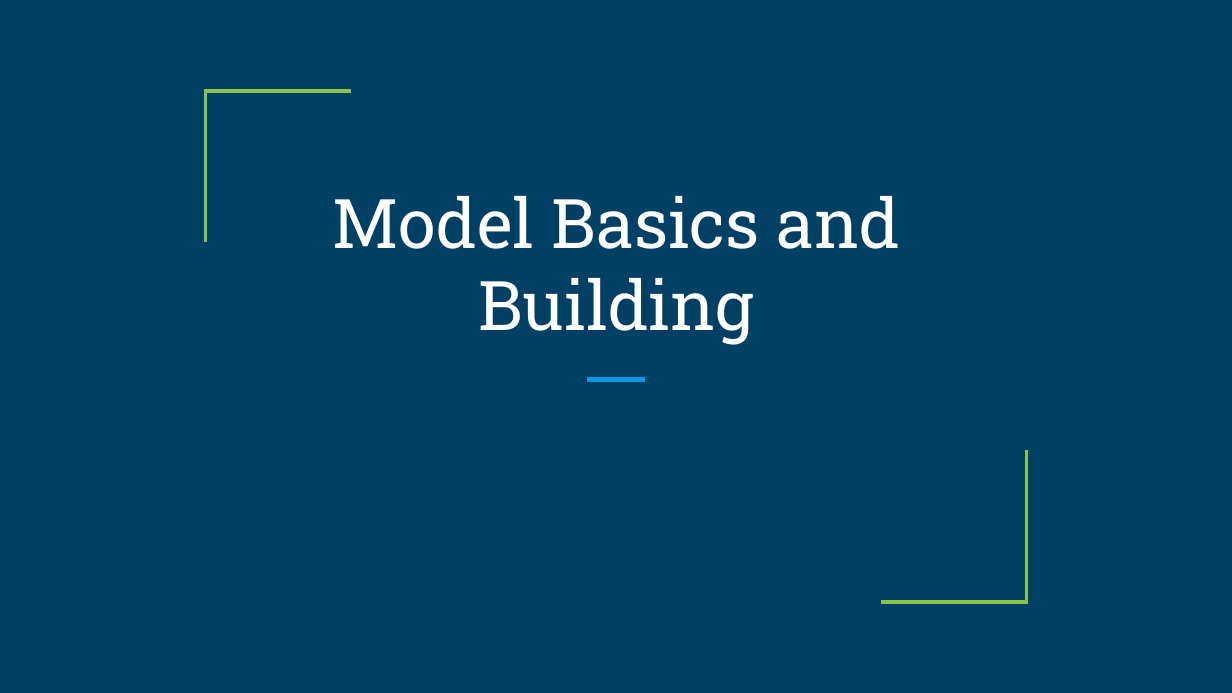
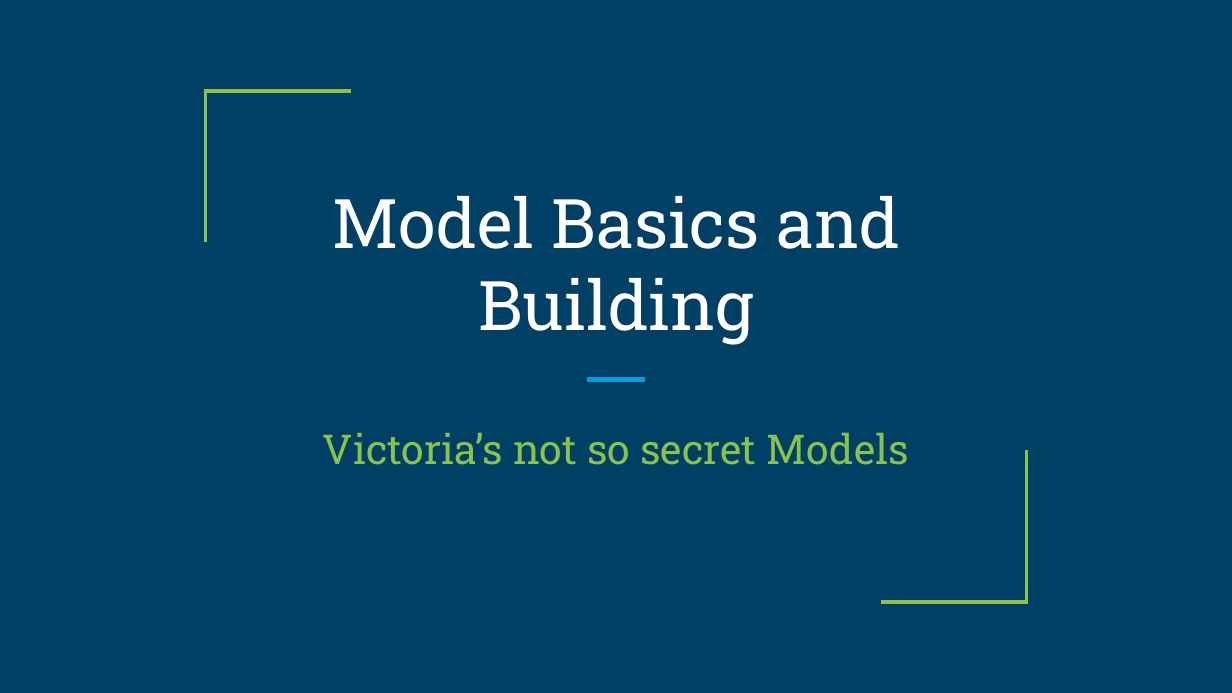
Before and after one commit to brandonyph/APB-Workshop-DataAnalyticsEssentials, a slide deck: slide 1 of Week7-Model-Basics-Building/Week 7-Model Basics and Building.pptx. Drawn at 1232x693 pixels with LibreOffice and Linux fonts; fonts in the diff are those of the drawing. Boxes give left, top, right and bottom in pixels: in the first picture for what was removed or moved away, otherwise in the second. Text is boxed around its words. In the diff, an @@ line names an element or a change of style, - is before the commit and + after.

```diff
--- a/Week7-Model-Basics-Building/Week 7-Model Basics and Building.pptx
+++ b/Week7-Model-Basics-Building/Week 7-Model Basics and Building.pptx
@@ subtitle added at [323,433,909,465], 24 pt, text #8BC34A @@
+Victoria’s not so secret Models
```
Also in this commit, not shown: 3 other slides changed, 10 other files.
